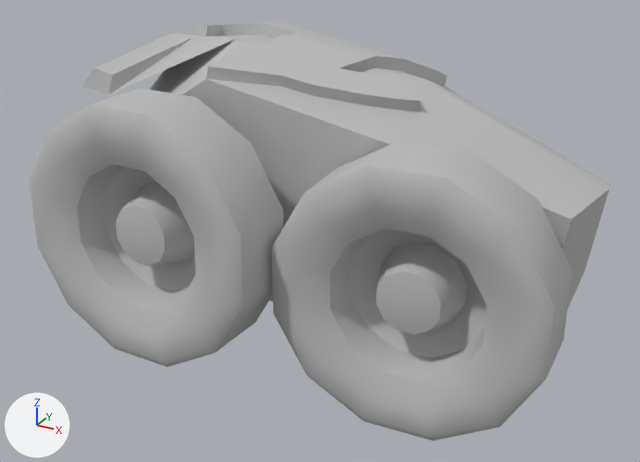
The OBJ model assets/LLeg.obj: old version first, new version second.
Camera for both pictures: a 50 mm camera at (146.2, -264.1, 124.7) aimed at (4.4, -6.2, -4.3). Arrows for +X, +Y and +Z are at lower left; the lights stay in place. Where no turn or scale is listed for an object, it has been applied to the vertices.

Objects in the first picture: 'LLeg'.
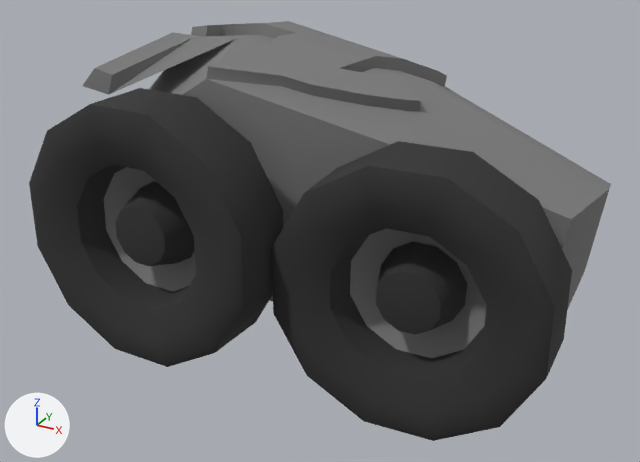
Edits to the bpy script that builds the scene:
```text
Change mat_lambert2sg:
    mat_lambert2sg.base_color: (0.5, 0.5, 0.5) -> (0.03, 0.03, 0.03)  # grey #bcbcbc -> black #303030
Add mat_blinn4sg:
    mat_blinn4sg = principled_material('blinn4SG')
    mat_blinn4sg.base_color = (0.2, 0.2, 0.2)  # grey #7c7c7c
    mat_blinn4sg.roughness = 1.0
Change me_lleg:
    where me_lleg.from_pydata(...)  # 298 vertices, 584 faces; spans x -90.0..98.0, y -56.0..51.0, z -56.0..62.0
    used by ob_lleg; location = (0.0, 0.0, 0.0)
    me_lleg part 1: 253 of the faces centred in x -85.0..94.0, y -39.0..50.0, z -37.0..61.0 switch from mat_lambert2sg (grey #bcbcbc) to mat_blinn4sg (grey #7c7c7c)
```

Pixel boxes [x1, y1, x2, y2] of what changed, in the pictures (640 x 462 px):
'LLeg', recoloured
    both: [29, 21, 611, 441]
part 1 of me_lleg, recoloured
    both: [83, 21, 611, 358]
